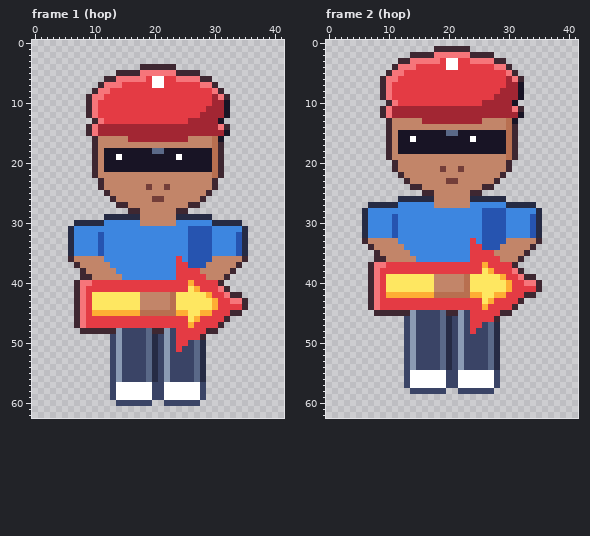
Edited in one commit: pixel-art file (art/hood-people/sign-spinner@88.aseprite). The first picture shows the starting point.
42x63 pixels, 16 frames. Shown: frame 1 (hop), frame 2 (hop). The commit also changed other frames, which this record leaves out.
And afterwards:
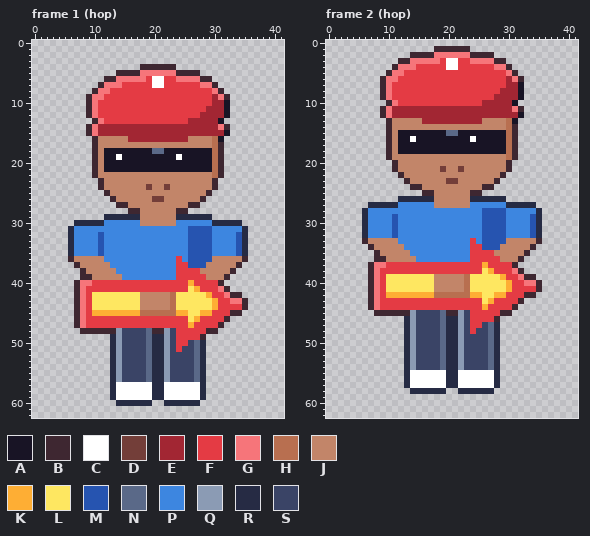
Palette (. is transparent): A #181425  B #3e2731  C #ffffff  D #733e39  E #a22633  F #e43b44  G #f6757a  H #b86f50  J #c28569  K #feae34  L #fee761  M #2654b0  N #5a6988  P #3d86e0  Q #8b9bb4  R #262b44  S #3a4466
Edits made:
--- frame 1 (hop)
@@ x 11..30 @@
 48 BBBQSSSSNBBQSFFFFFBB
-49 ..SQSSSSNRSQSFFFFB..
-50 ..SQSSSSNRSQSFFSNR..
-51 ..SQSSSSNRSQSFSSNR..
-52 ..SQSSSSNRSQSSSSNR..
-53 ..SQSSSSNRSQSSSSNR..
-54 ..SQSSSSNRSQSSSSNR..
-55 ..SQSSSSNRSQSSSSNR..
-56 ..SQSSSSNRSQSSSSNR..
-57 ..SCCCCCCSSCCCCCCS..
-58 ..SCCCCCCSSCCCCCCS..
-59 ..SCCCCCCSSCCCCCCS..
-60 ...SSSSSS..SSSSSS...
+49 ..RQSSSSNRRQSFFFFB..
+50 ..RQSSSSNRRQSFFSNR..
+51 ..RQSSSSNRRQSFSSNR..
+52 ..RQSSSSNRRQSSSSNR..
+53 ..RQSSSSNRRQSSSSNR..
+54 ..RQSSSSNRRQSSSSNR..
+55 ..RQSSSSNRRQSSSSNR..
+56 ..RQSSSSNRRQSSSSNR..
+57 ..RCCCCCCRRCCCCCCR..
+58 ..RCCCCCCRRCCCCCCR..
+59 ..RCCCCCCRRCCCCCCR..
+60 ...RRRRRR..RRRRRR...
 61 ....................
--- frame 2 (hop)
@@ x 11..30 @@
 45 BBBQSSSSNBBQSFFFFFBB
-46 ..SQSSSSNRSQSFFFFB..
-47 ..SQSSSSNRSQSFFSNR..
-48 ..SQSSSSNRSQSFSSNR..
-49 ..SQSSSSNRSQSSSSNR..
-50 ..SQSSSSNRSQSSSSNR..
-51 ..SQSSSSNRSQSSSSNR..
-52 ..SQSSSSNRSQSSSSNR..
-53 ..SQSSSSNRSQSSSSNR..
-54 ..SQSSSSNRSQSSSSNR..
-55 ..SCCCCCCSSCCCCCCS..
-56 ..SCCCCCCSSCCCCCCS..
-57 ..SCCCCCCSSCCCCCCS..
-58 ...SSSSSS..SSSSSS...
+46 ..RQSSSSNRRQSFFFFB..
+47 ..RQSSSSNRRQSFFSNR..
+48 ..RQSSSSNRRQSFSSNR..
+49 ..RQSSSSNRRQSSSSNR..
+50 ..RQSSSSNRRQSSSSNR..
+51 ..RQSSSSNRRQSSSSNR..
+52 ..RQSSSSNRRQSSSSNR..
+53 ..RQSSSSNRRQSSSSNR..
+54 ..RQSSSSNRRQSSSSNR..
+55 ..RCCCCCCRRCCCCCCR..
+56 ..RCCCCCCRRCCCCCCR..
+57 ..RCCCCCCRRCCCCCCR..
+58 ...RRRRRR..RRRRRR...
 59 ....................
Pixel boxes of the changes (left, top, right, bottom) in both pictures:
changed: (110, 334, 206, 406)
changed: (404, 316, 500, 394)
